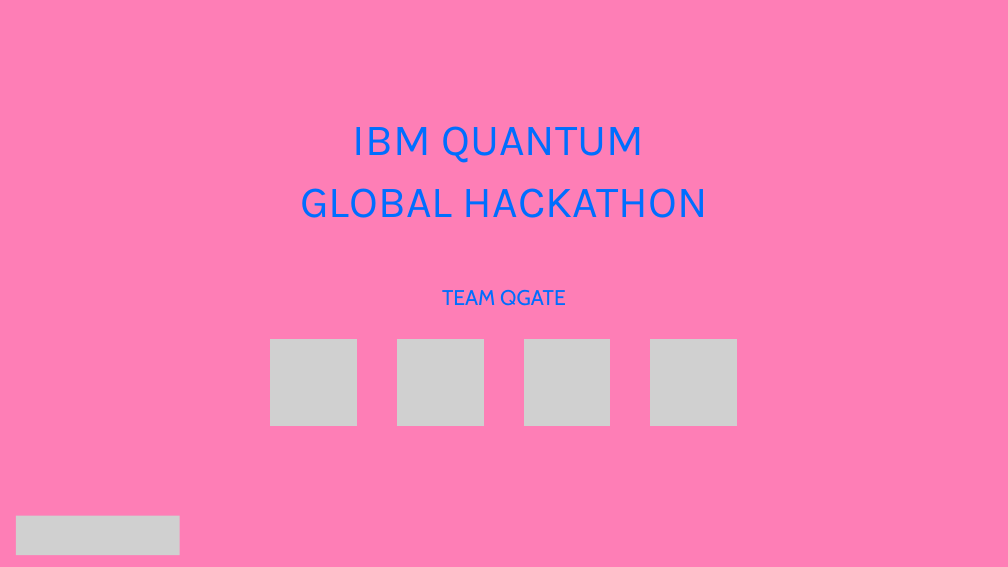
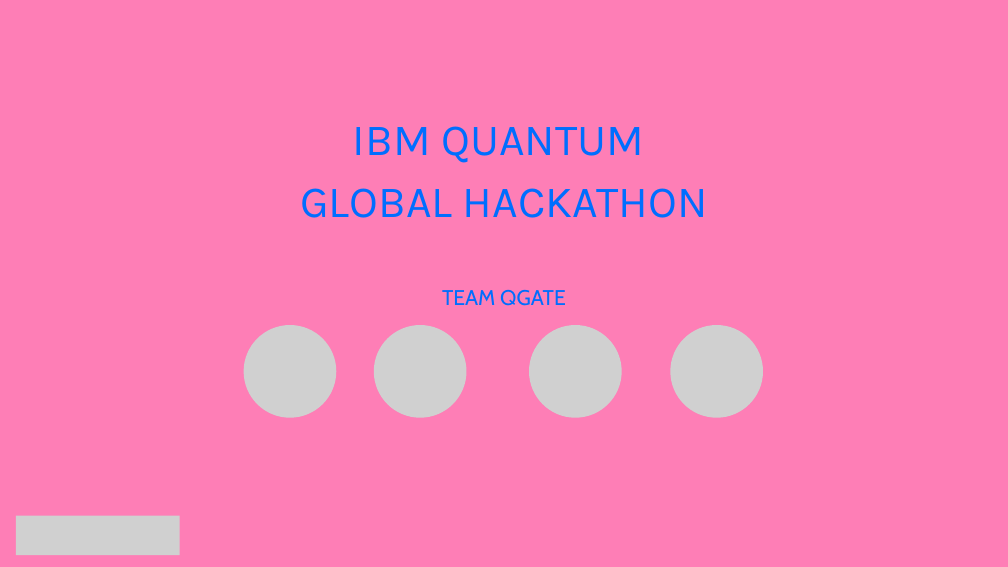
Before and after one commit to iamjosels/qgate-qap10, a slide deck: slide 9 of entrega/QGate_oficial.pptx. Drawn at 1008x567 pixels with LibreOffice and Linux fonts; fonts in the diff are those of the drawing; grey boxes stand for pictures; background and template pictures are left out. Boxes give left, top, right and bottom in pixels: in the first picture for what was removed or moved away, otherwise in the second. Text is boxed around its words. In the diff, an @@ line names an element or a change of style, - is before the commit and + after.

```diff
--- a/entrega/QGate_oficial.pptx
+++ b/entrega/QGate_oficial.pptx
@@ picture added at (243,325,336,418) @@
@@ picture: place and size @@
-picture at (397,340,484,427)
+picture at (374,325,467,418)
@@ picture: place and size @@
-picture at (524,340,611,427)
+picture at (529,325,622,418)
@@ picture added at (670,325,763,418) @@
@@ picture removed at (270,340,357,427) @@
@@ picture removed at (650,340,737,427) @@
```
Also in this commit, not shown: 3 other files.
